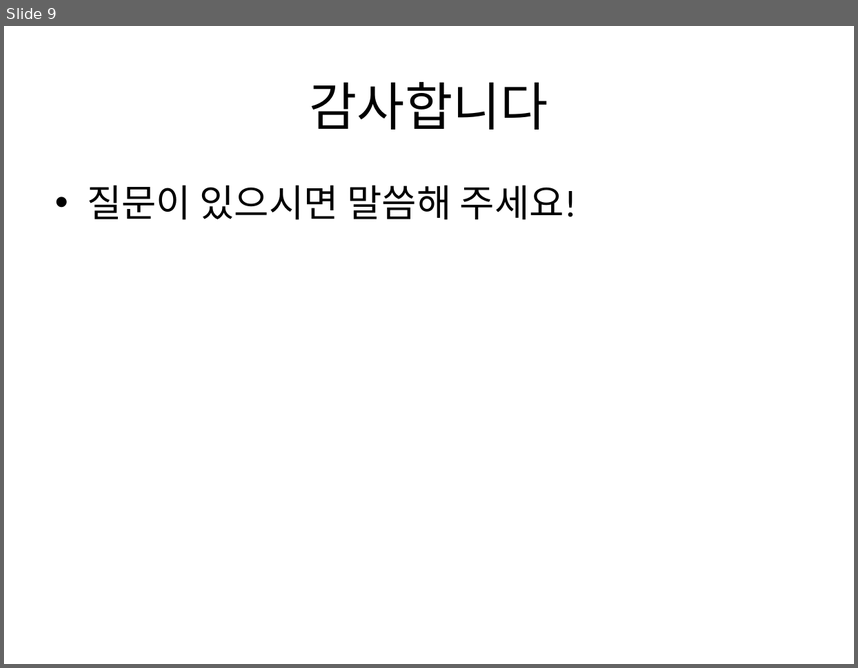
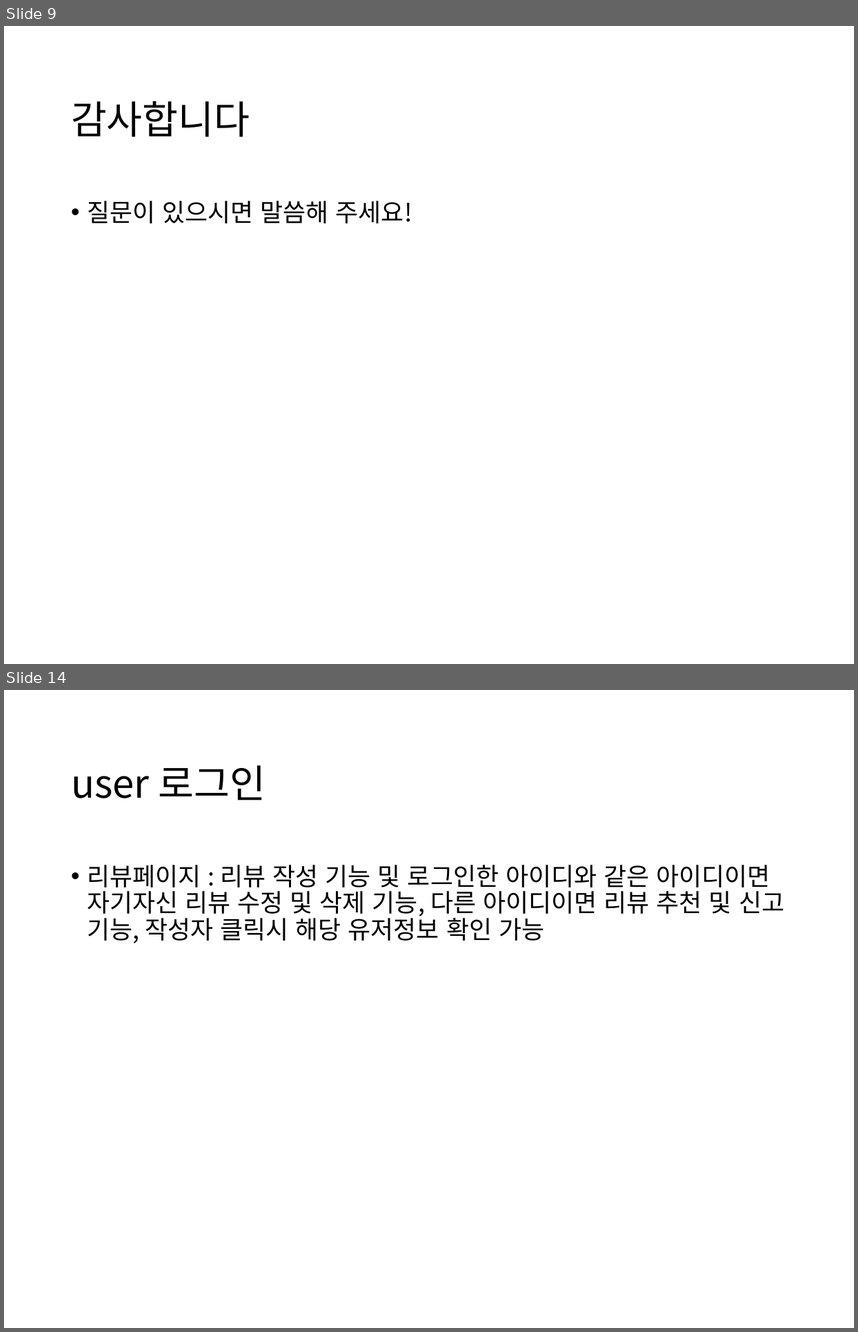
Before and after one commit to junhyuk000/PopcornAPP, a slide deck: MovieInfoAPP_Presentation.pptx. Shown one above the other, each under a label of ours: slide 9 before the commit, slides 9 and 14 after it; the slides between them are not shown. The pictures are 858x668 and 858x1332 pixels, drawn with LibreOffice and Linux fonts; fonts in the diff are those of the drawing. Boxes give left, top, right and bottom in pixels: in the first picture for what was removed or moved away, otherwise in the second. Text is boxed around its words. In the diff, an @@ line names an element or a change of style, - is before the commit and + after.

```diff
--- a/MovieInfoAPP_Presentation.pptx
+++ b/MovieInfoAPP_Presentation.pptx
@@ slide 14 added at box(4, 690, 854, 1328), background #FFFFFF @@
@@ title added at box(71, 765, 266, 800), 33 pt, text #000000 @@
+user 로그인
@@ text added at box(87, 865, 784, 943), 21 pt, text #000000 @@
+• 리뷰페이지 : 리뷰 작성 기능 및 로그인한 아이디와 같은 아이디이면 자기자신 리뷰 수정 및 삭제 기능, 다른 아이디이면 리뷰 추천 및 신고 기능, 작성자 클릭시 해당 유저정보 확인 가능
@@ slide 9 changed as well @@
@@ title "감사합니다": place and size @@
-title "감사합니다" at box(310, 82, 548, 129)
+title "감사합니다" at box(71, 101, 250, 137)
@@ title "감사합니다" at box(71, 101, 250, 137): size 44 to 33 pt, font Calibri to Noto Sans CJK KR; alignment centre to left; line spacing 1 to 0.9 @@
@@ text "질문이 있으시면 말씀해 주세요!": place and size @@
-text "질문이 있으시면 말씀해 주세요!" at box(87, 185, 577, 220)
+text "질문이 있으시면 말씀해 주세요!" at box(87, 201, 412, 223)
@@ text "질문이 있으시면 말씀해 주세요!" at box(87, 201, 412, 223): size 32 to 21 pt, font Calibri to Noto Sans CJK KR; indent changed; line spacing 1 to 0.9; more space between paragraphs @@
```
Also in this commit, not shown: 9 other slides changed, 6 other slides added, 2 other files.
